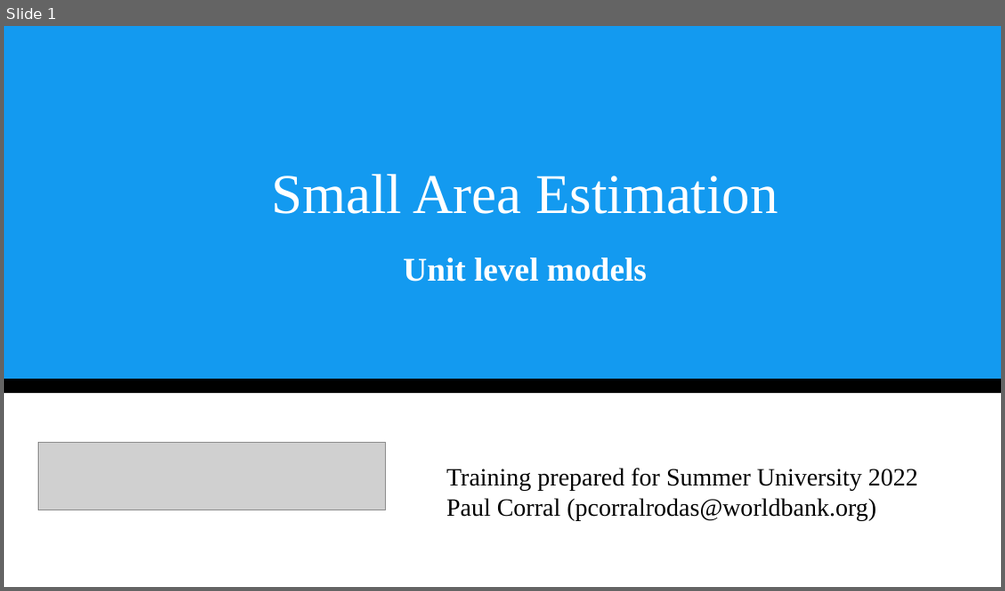
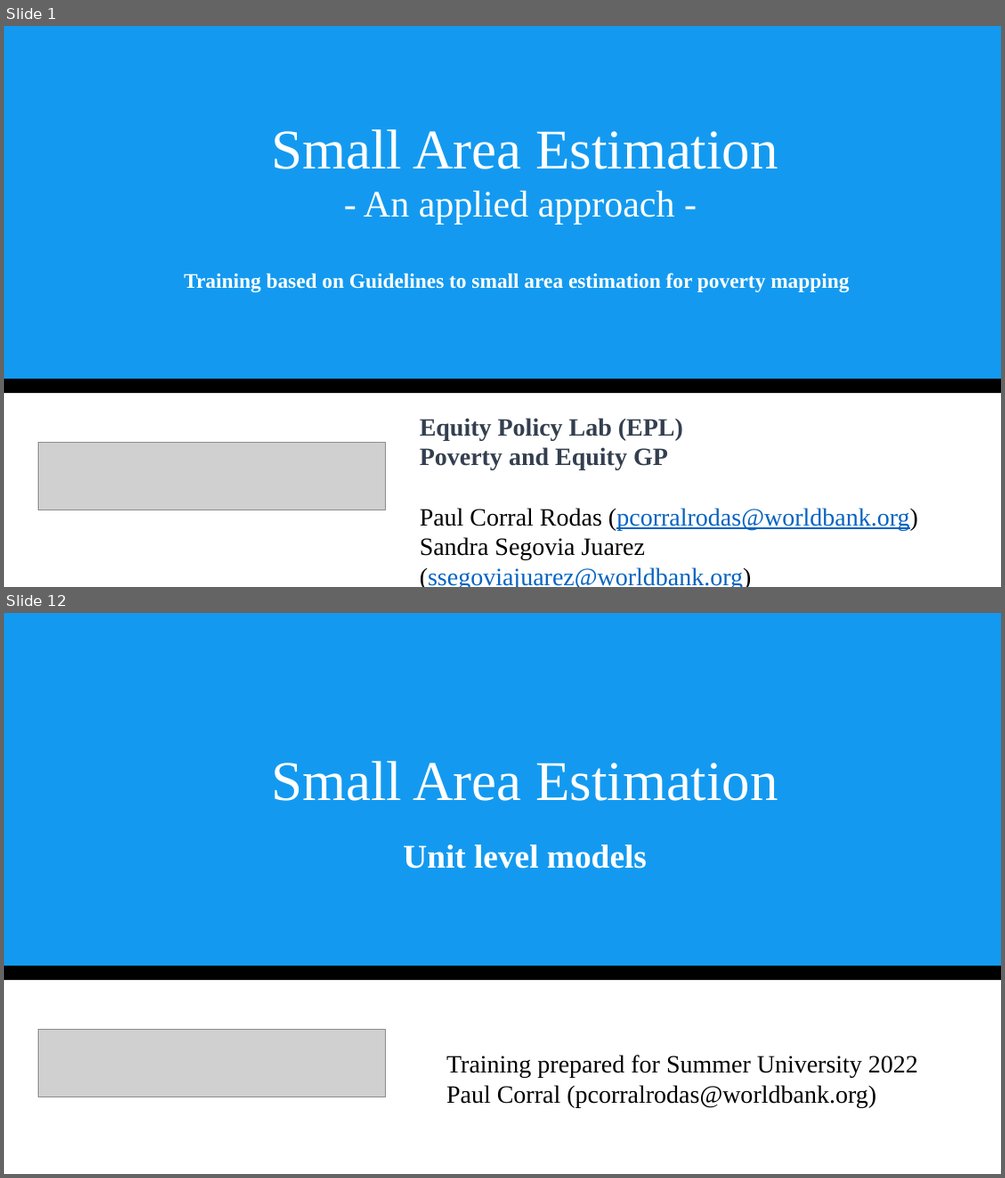
Before and after one commit to pcorralrodas/wb_sae_training, a slide deck: 03.Presentations/Small Area Estimation.pptx. Shown one above the other, each under a label of ours: slide 1 before the commit, slides 1 and 12 after it; the slides between them are not shown. The pictures are 1005x591 and 1005x1178 pixels, drawn with LibreOffice and Linux fonts; fonts in the diff are those of the drawing; grey boxes stand for pictures. Boxes give left, top, right and bottom in pixels: in the first picture for what was removed or moved away, otherwise in the second. Text is boxed around its words. In the diff, an @@ line names an element or a change of style, - is before the commit and + after.

Commit message:
Update Small Area Estimation.pptx
Adding FH exercise ( first version)

```diff
--- a/03.Presentations/Small Area Estimation.pptx
+++ b/03.Presentations/Small Area Estimation.pptx
@@ slide 1 added at box(4, 26, 1001, 587), background #FFFFFF; not listed: 2 template elements that a slide beside it also shows @@
@@ title added at box(271, 129, 778, 224), 54 pt, text #FFFFFF @@
+Small Area Estimation
+- An applied approach -
@@ text added at box(184, 273, 849, 292), 20 pt, text #FFFFFF, bold @@
+Training based on Guidelines to small area estimation for poverty mapping
@@ text added at box(420, 418, 918, 587), 24 pt, text #0563C1 @@
+Equity Policy Lab (EPL)
+Poverty and Equity GP
+Paul Corral Rodas (pcorralrodas@worldbank.org)
+Sandra Segovia Juarez (ssegoviajuarez@worldbank.org)
@@ picture added at box(39, 442, 386, 510) @@
@@ what was slide 1 is now slide 12 @@
```
Also in this commit, not shown: 1 slide changed, 10 other slides added.
